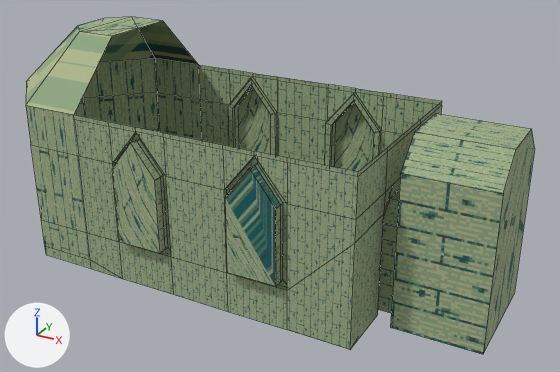
The Blender file 3DAssets/Evironnement/Church.blend, before and after one commit.
Both versions are drawn from a camera (50 mm lens) standing at (19.4, -29.9, 19.2) and looking at (2.2, 1.3, 3.6). The axes (+X, +Y, +Z) are drawn at lower left. The lights are the same throughout. Mesh edges are drawn as thin lines.

Script lines for the objects in view, before the commit:
```python
mat_material_003 = principled_material('Material.003')
mat_material_003.texture = img_churchspritesheet_png_002
mat_material_003.roughness = 1.0
me_plane = bpy.data.meshes.new('Plane')
me_plane.from_pydata(...)  # 253 vertices, 230 faces; spans x -11.0..13.9, y -5.4..7.0, z 0.0..11.0
me_plane.materials.append(mat_material_001)  # picture img_churchspritesheet_png
# before: 33 (-8.0, 1.0, 11.0) at pixel (104, 18), 34 (-8.0, -1.0, 11.0) at pixel (77, 25), 213 (-7.0, 2.0, 11.0) at pixel (131, 16), 214 (-8.0, 1.0, 11.0) at pixel (104, 18), 215 (-8.0, -1.0, 11.0) at pixel (77, 25)
# before: 216 (-7.0, -2.0, 11.0) at pixel (79, 31)
ob_church = bpy.data.objects.new('Church', me_plane)
ob_church.location = (0.0, 0.0, 0.0)
```
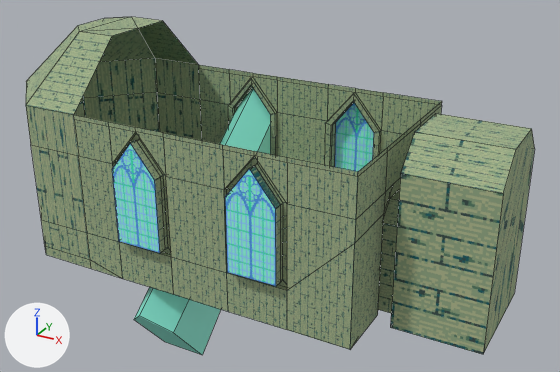
Location of each change, [x1, y1, x2, y2] in pixels of the pictures (560 x 372 px; the box of a moved part takes in the faces that stretch with it):
'Church', surface changed, reshaped: [26, 17, 535, 354] in both
'Ray', added (cyan): after [134, 87, 271, 355]
part 1 of me_plane, moved or reshaped: [78, 17, 129, 31] in both
part 2 of me_plane, surface changed: [26, 17, 442, 350] in both
part 3 of me_plane, recoloured: [112, 103, 374, 286] in both

Patch to the scene script:
```diff
--- a/3DAssets/Evironnement/Church.blend.py
+++ b/3DAssets/Evironnement/Church.blend.py
@@ img_ch_win @@
+img_ch_win = load_image('CH_WIN', '../../Graphics/Environnement/CH_WIN.png', 42, 84, 'sRGB')
@@ mat_material_003 @@
 n0 = _N.new('ShaderNodeBsdfPrincipled'); n0.name = 'Principled BSDF'
 n0.inputs[2].default_value = 1.0  # 'Roughness'
+n0.inputs[28].default_value = 0.05  # 'Emission Strength'
 n1 = _N.new('ShaderNodeOutputMaterial'); n1.name = 'Material Output'
 n2 = _N.new('ShaderNodeTexImage'); n2.name = 'Image Texture'
-n2.image = img_churchspritesheet_png_002
+n2.image = img_ch_win
 n2.interpolation = 'Closest'
@@ mat_material_003 @@
 _L.new(n2.outputs[0], n0.inputs[0])  # 'Color' to 'Base Color'
+_L.new(n2.outputs[0], n0.inputs[27])  # 'Color' to 'Emission Color'
@@ mat_material @@
+mat_material = principled_material('Material')
+mat_material.base_color = (0.275, 0.939, 0.761)  # cyan #8ff8e2
@@ me_plane @@
 # used by ob_church; location = (0.0, 0.0, 0.0)
 # verts and faces of me_plane; kept vertices keep their numbers, new ones are numbered from 253
-me_plane.from_pydata(...)  # 253 vertices, 230 faces; spans x -11.0..13.9, y -5.4..7.0, z 0.0..11.0
+me_plane.from_pydata(...)  # 251 vertices, 230 faces; spans x -11.0..13.9, y -5.4..7.0, z 0.0..11.0
+# me_plane part 1
+delete_vertices([214, 215])  # with the faces that use them
+faces += [(33, 213, 216, 34)]  # mat_material_001 (picture img_churchspritesheet_png)
+# me_plane part 2: 62 kept faces spanning x -11.0..9.0, y -5.4..5.4, z 0.0..11.0 get new texture (UV) coordinates
+# me_plane part 3: 4 faces spanning x -2.7..5.7, y -5.4..5.4, z 2.3..7.4 switch from mat_material_001 (picture img_churchspritesheet_png) to mat_material_003
@@ me_plane_001 @@
+me_plane_001.from_pydata([(-0.3, 5.4, 2.3), (-2.7, 5.4, 2.3), (-2.7, 5.4, 5.9), (-0.3, 5.4, 5.9), (-1.5, 5.4, 7.4), (-0.3, -2.52, -5.1), (-2.7, -2.52, -5.1), (-2.7, -4.83, -2.34), (-0.3, -4.83, -2.34), (-1.5, -5.8, -1.19)], [], [(1, 2, 4, 3, 0), (6, 5, 8, 9, 7), (4, 2, 7, 9), (2, 1, 6, 7), (3, 4, 9, 8), (0, 3, 8, 5), (1, 0, 5, 6)])
+me_plane_001.materials.append(mat_material)  # cyan #8ff8e2
@@ ob_ray @@
+ob_ray = bpy.data.objects.new('Ray', me_plane_001)
+ob_ray.location = (0.0, 0.0, 0.0)
```
